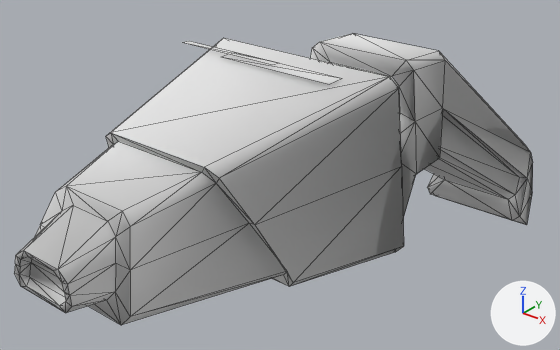
The OBJ model src/main/resources/assets/mo/models/item/phaser2.obj, before and after one commit.
Camera for both pictures: a camera (50 mm lens) standing at (0.298, -0.609, 0.276) and looking at (-0.045, -0.179, 0.01). Arrows for +X, +Y and +Z are at lower right; the lights stay in place. Mesh edges are drawn as thin lines. Where no turn or scale is listed for an object, it has been applied to the vertices. Vertices at the same position are counted once.

Names of what the first picture shows: 'phaser2'.
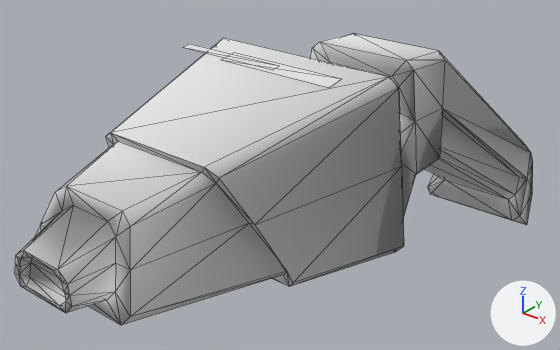
The change in detail:
me_phaser2 has 154 vertices, 292 faces and spans x -0.087..0.091, y -0.429..0.132, z -0.127..0.125.
me_phaser2 is used by ob_phaser2; location (0.0, 0.0, 0.0).
Verts and faces of me_phaser2; kept vertices keep their numbers, new ones are numbered from 154.
Before the commit, vertices of me_phaser2: 146 (-0.08, -0.243, 0.125) at pixel (182, 42), 147 (0.0, -0.243, 0.125) at pixel (272, 64), 148 (-0.08, -0.236, 0.124) at pixel (189, 40), 149 (0.0, -0.236, 0.124) at pixel (279, 62), 150 (-0.042, -0.246, 0.123) at pixel (220, 56).
Before the commit, vertices of me_phaser2: 151 (0.046, -0.246, 0.123) at pixel (329, 84).
Part 1, on me_phaser2:
Vertex 146 moves to (-0.08, -0.243, 0.121), pixel (182, 47).
Vertex 147 moves to (0.0, -0.243, 0.121), pixel (272, 69).
Vertex 148 moves to (-0.08, -0.236, 0.122), pixel (189, 43).
Vertex 149 moves to (0.0, -0.236, 0.122), pixel (279, 65).
Vertex 150 moves to (-0.042, -0.246, 0.12), pixel (220, 59).
Vertex 151 moves to (0.046, -0.246, 0.12), pixel (329, 87).

Boxes [x1, y1, x2, y2] around the edits, measured in the pictures (560 x 350 px; the box of a moved part takes in the faces that stretch with it):
part 1 of me_phaser2, moved or reshaped
    before: [182, 41, 342, 84]
    after: [184, 44, 342, 87]
